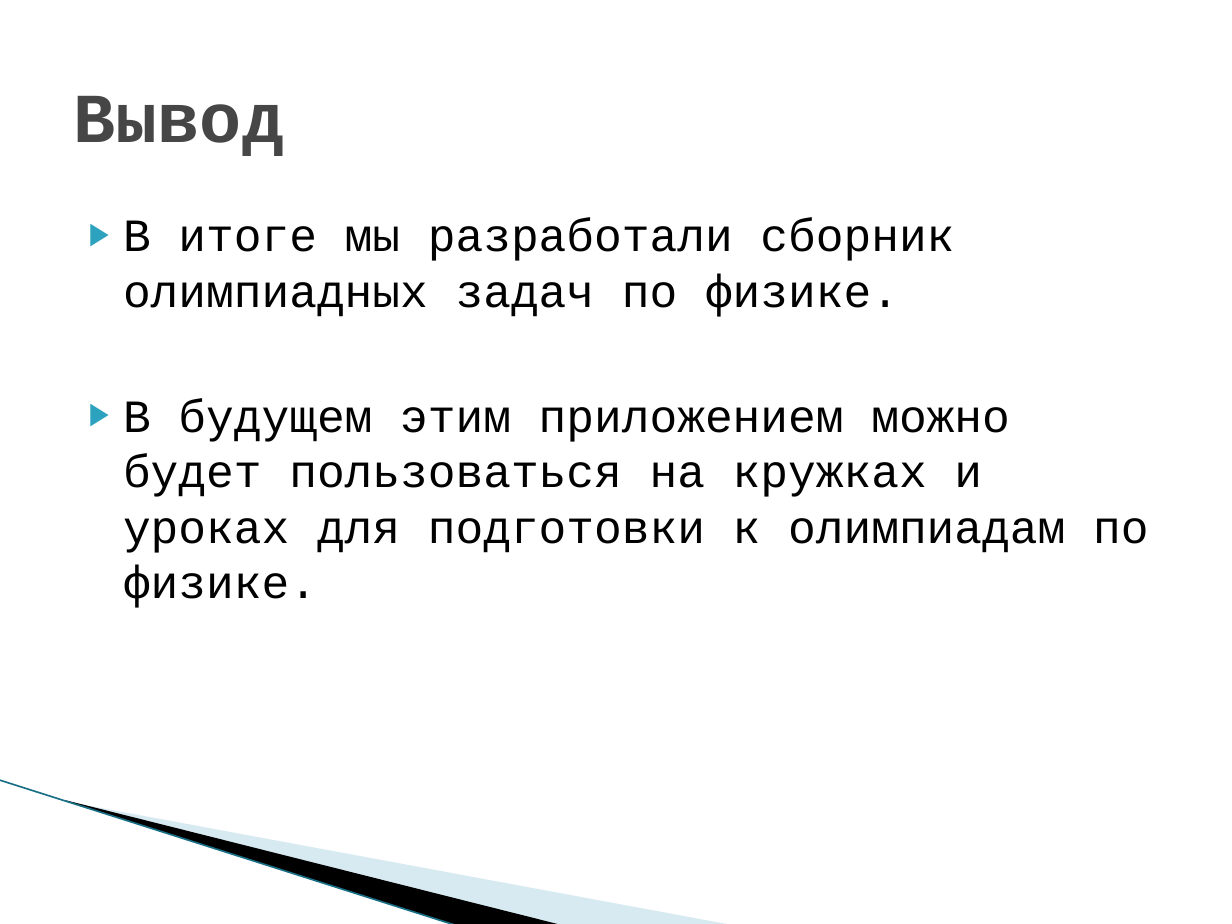
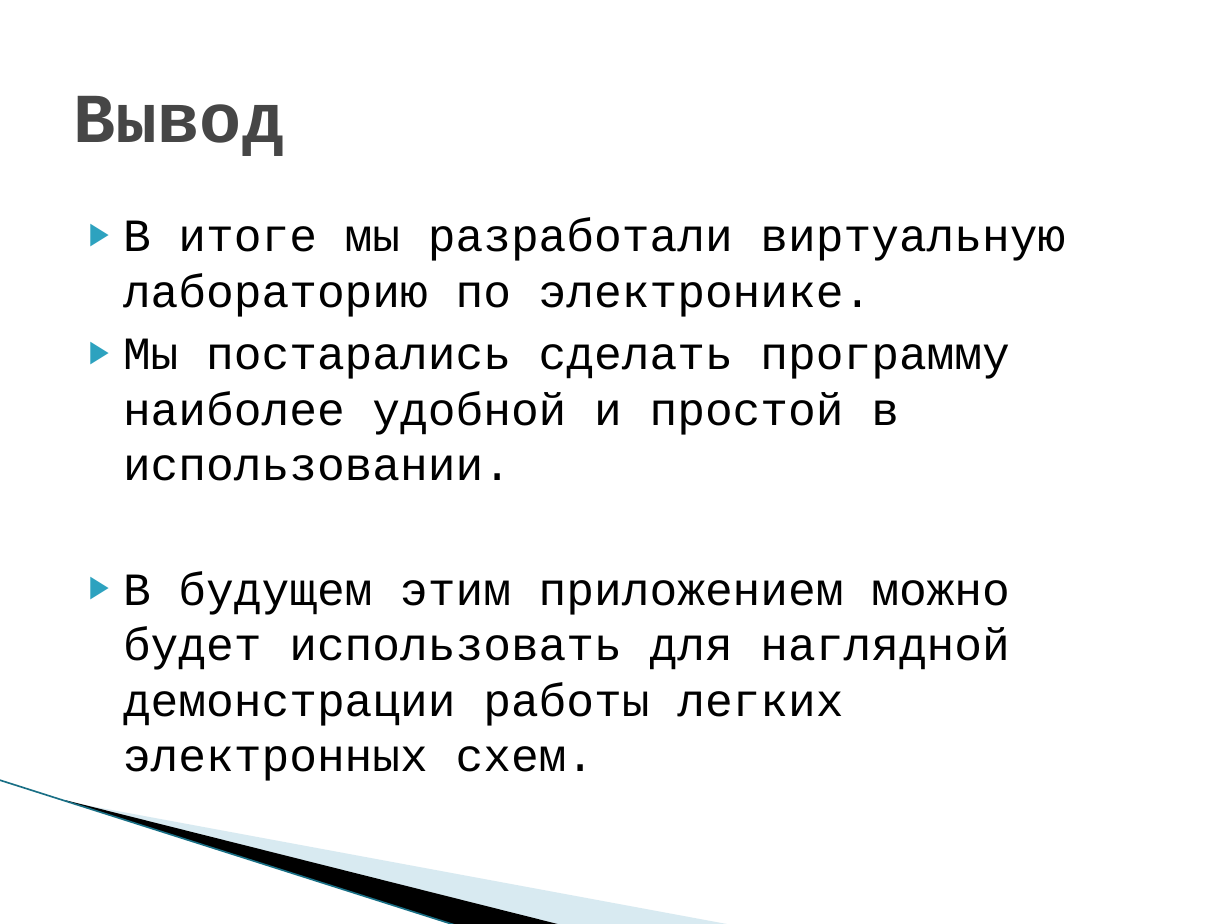
Before and after one commit to MakarenkoArtem/Project, a slide deck: slide 7 of Дополнительные материалы/Виртуальная лабаратория.pptx. Drawn at 1232x924 pixels with LibreOffice and Linux fonts; fonts in the diff are those of the drawing; background and template pictures are left out. Boxes give left, top, right and bottom in pixels: in the first picture for what was removed or moved away, otherwise in the second. Text is boxed around its words. In the diff, an @@ line names an element or a change of style, - is before the commit and + after.

```diff
--- a/Дополнительные материалы/Виртуальная лабаратория.pptx
+++ b/Дополнительные материалы/Виртуальная лабаратория.pptx
@@ text at [123, 218, 1065, 781]: text changed @@
-▶ В итоге мы разработали сборник олимпиадных задач по физике.
-▶ В будущем этим приложением можно будет пользоваться на кружках и уроках для подготовки к олимпиадам по физике.
+▶ В итоге мы разработали виртуальную лабораторию по электронике.
+▶ Мы постарались сделать программу наиболее удобной и простой в использовании.
+▶ В будущем этим приложением можно будет использовать для наглядной демонстрации работы легких электронных схем.
```
Also in this commit, not shown: 5 other slides changed, 1 slide added, 1 slide removed.
